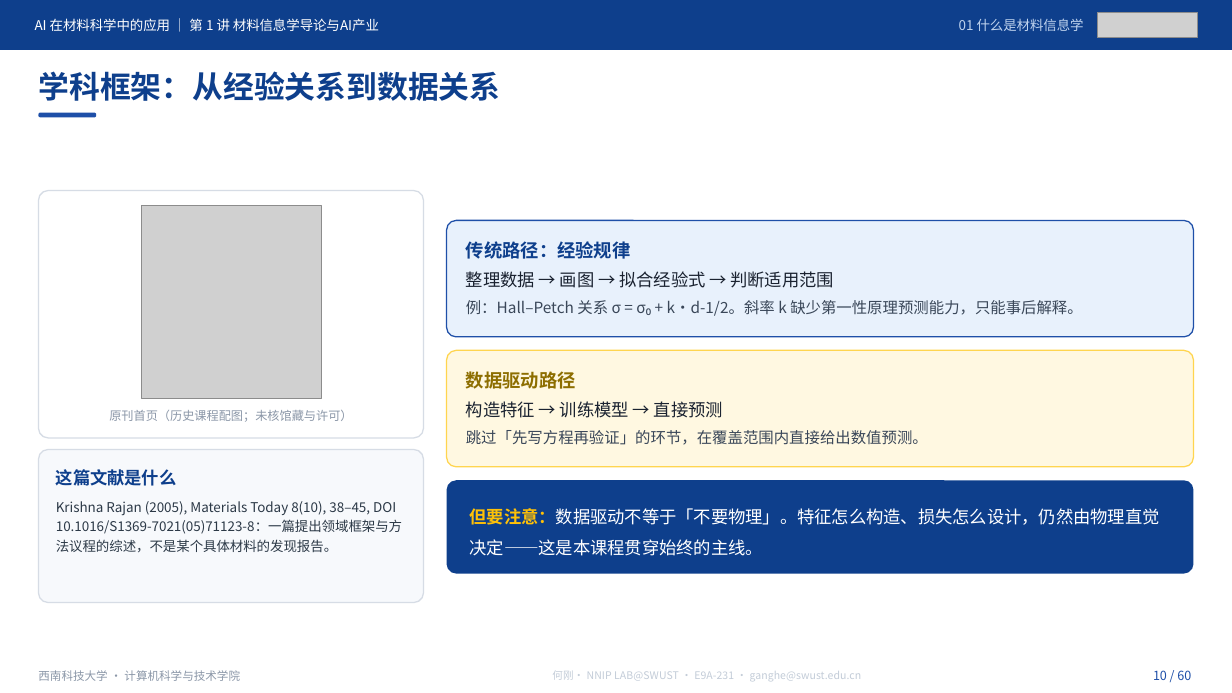
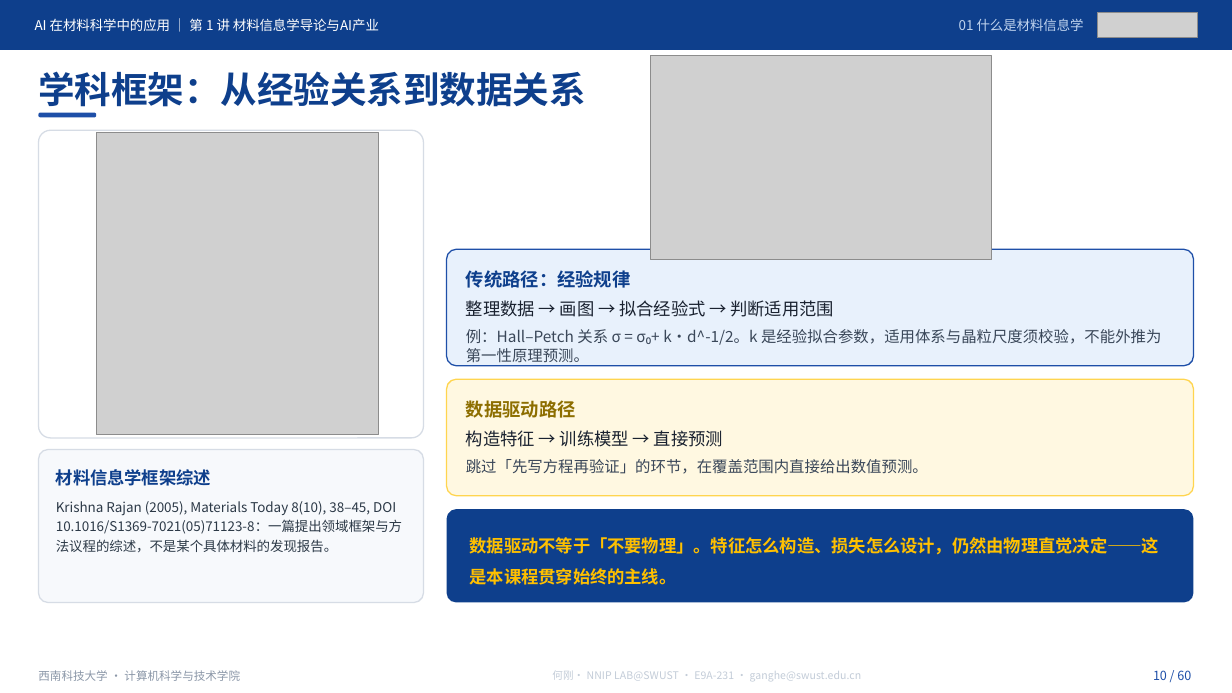
Before and after one commit to cosfrist/Applications-of-Artificial-Intelligence-in-Materials-Science-SWUST, a slide deck: slide 10 of lectures/01-材料信息学导论与AI产业/AI在材料科学中的应用-第1讲 材料信息学导论与AI产业-V5.pptx. Drawn at 1232x693 pixels with LibreOffice and Linux fonts; fonts in the diff are those of the drawing; grey boxes stand for pictures. Boxes give left, top, right and bottom in pixels: in the first picture for what was removed or moved away, otherwise in the second. Text is boxed around its words. In the diff, an @@ line names an element or a change of style, - is before the commit and + after.

Commit message:
课件更新：导论 / 第1讲手动修订，第2讲课件开放
导论（49 页，页数不变）
- 案例页统一加「概念示意（按文献重绘）」标注，区分示意与原文插图
- 证据边界收紧：火星制氧限定为地球实验室验证、尚未火星部署；
  Ti–Nb 标明为模拟应用而非新实验；弹性模量栏改为模型误差 MAE，
  不与材料模量值混同；不再宣称把可重复性写成目标函数
- P2 阅读导航补全 DOI 与 R1 第 1 章
- 新增逐页讲义、授课路线、SHA256 清单、课堂记录表（此前仓库只有课件）

第1讲（60 页，页数不变）
- 新增 8 张配图（约 1.9 MB），移除 2 张重复素材
- 科学表述修订：MGI 定位改为计算—数据—实验基础设施而非术语起点；
  Hall–Petch 斜率写明为经验拟合参数；P12 图注明「教学合成数据」
- P1 加课程仓库地址；P3 改为本讲预期目标，删去 90 分钟路线页内表
- code/ 补齐 运行预检-V5.py 与两份 README

第2讲（60 页）
- 首次发布课件；讲义、代码与表单仍待整讲验收后开放

校验
- 导论 SHA256 清单 6/6、第1讲 13/13 逐字节复算通过
- 顶层 README 发布状态同步；第 2 讲转为课件已发布

```diff
--- a/lectures/01-材料信息学导论与AI产业/AI在材料科学中的应用-第1讲 材料信息学导论与AI产业-V5.pptx
+++ b/lectures/01-材料信息学导论与AI产业/AI在材料科学中的应用-第1讲 材料信息学导论与AI产业-V5.pptx
@@ picture added at [651, 55, 992, 260] @@
@@ text "学科框架：从经验关系到数据关系" at [38, 71, 586, 113]: size 24 to 28.5 pt @@
@@ rounded rectangle: place and size @@
-rounded rectangle at [39, 190, 424, 438]
+rounded rectangle at [39, 130, 424, 438]
@@ picture added at [96, 132, 379, 435] @@
@@ picture removed at [141, 206, 322, 398] @@
@@ text at [466, 329, 1161, 362]: text changed @@
-例：Hall–Petch 关系 σ = σ₀ + k·d-1/2。斜率 k 缺少第一性原理预测能力，只能事后解释。
+例：Hall–Petch 关系 σ = σ₀+ k·d^-1/2。k 是经验拟合参数，适用体系与晶粒尺度须校验，不能外推为第一性原理预测。
@@ text removed at [109, 410, 352, 422] @@
-原刊首页（历史课程配图；未核馆藏与许可）
@@ text at [56, 469, 211, 486]: text changed @@
-这篇文献是什么
+材料信息学框架综述
@@ 5 texts, 3 rounded rectangles: place and size @@
-5 texts, 3 rounded rectangles at [446, 221, 1193, 574]
+5 texts, 3 rounded rectangles at [446, 250, 1193, 603]
@@ text at [470, 537, 1159, 585]: text changed; text colour #FFFFFF to #FFC000; bold on @@
-但要注意：数据驱动不等于「不要物理」。特征怎么构造、损失怎么设计，仍然由物理直觉决定——这是本课程贯穿始终的主线。
+数据驱动不等于「不要物理」。特征怎么构造、损失怎么设计，仍然由物理直觉决定——这是本课程贯穿始终的主线。
```
Also in this commit, not shown: 55 other slides changed, 20 other files.
